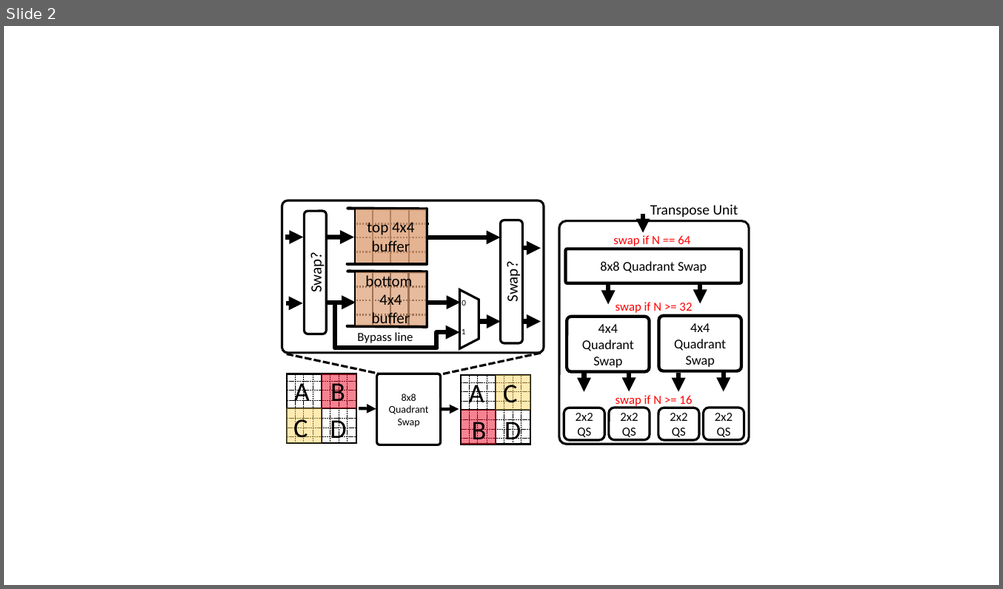
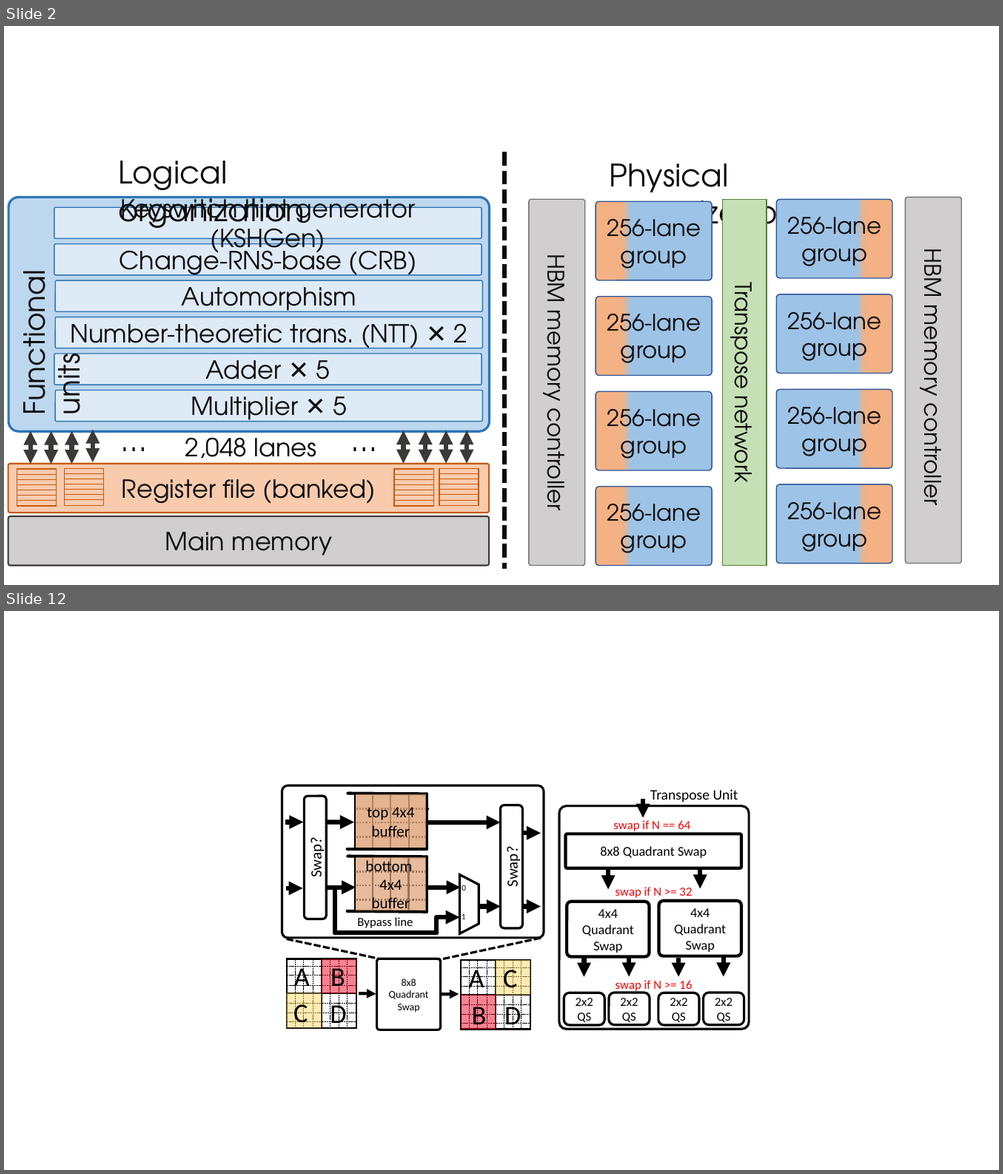
Before and after one commit to n-samar/ms_nsamar, a slide deck: thesis/figures/figures.pptx. Shown one above the other, each under a label of ours: slide 2 before the commit, slides 2 and 12 after it; the slides between them are not shown. The pictures are 1003x589 and 1003x1174 pixels, drawn with LibreOffice and Linux fonts; fonts in the diff are those of the drawing. Boxes give left, top, right and bottom in pixels: in the first picture for what was removed or moved away, otherwise in the second. Text is boxed around its words. In the diff, an @@ line names an element or a change of style, - is before the commit and + after.

```diff
--- a/thesis/figures/figures.pptx
+++ b/thesis/figures/figures.pptx
@@ slide 2 added at <box>4,26,999,585</box>, background #FFFFFF @@
@@ line added from (504, 152) to (504, 569), #0D0D0D 4.5 pt dashed @@
@@ text added at <box>118,161,304,235</box>, 30 pt, text #0D0D0D @@
+Logical organization
@@ text added at <box>609,164,796,238</box>, 30 pt, text #0D0D0D @@
+Physical organization
@@ rounded rectangle added at <box>8,198,489,432</box>, fill #BDD7EE, outline #2E75B6 2.25 pt @@
@@ rounded rectangle added at <box>777,199,892,278</box>, fill gradient #F4B183 to #9DC3E6, outline #2F5597 1 pt, 22 pt, text #0D0D0D @@
+256-lane group
@@ group added at <box>529,198,962,566</box>: 6 rounded rectangles, 1 rectangle @@
+HBM memory controller
+256-lane group
+Transpose network
+256-lane group
+256-lane group
+256-lane group
+HBM memory controller
@@ rounded rectangle added at <box>54,207,481,238</box>, fill #DEEBF7, outline #2E75B6 1 pt, 24 pt, text #0D0D0D @@
+Keyswitch hint generator (KSHGen)
@@ rounded rectangle added at <box>54,244,481,275</box>, fill #DEEBF7, outline #2E75B6 1 pt, 24 pt, text #0D0D0D @@
+Change-RNS-base (CRB)
@@ text added at <box>10,284,94,414</box>, 28 pt, text #0D0D0D @@
+Functional units
@@ rounded rectangle added at <box>56,281,483,312</box>, fill #DEEBF7, outline #2E75B6 1 pt, 24 pt, text #0D0D0D @@
+Automorphism
@@ rounded rectangle added at <box>777,295,892,374</box>, fill gradient #F4B183 to #9DC3E6, outline #2F5597 1 pt, 22 pt, text #0D0D0D @@
+256-lane group
@@ rounded rectangle added at <box>56,318,483,349</box>, fill #DEEBF7, outline #2E75B6 1 pt, 24 pt, text #0D0D0D @@
+Number-theoretic trans. (NTT) ✕ 2
@@ rounded rectangle added at <box>54,355,481,386</box>, fill #DEEBF7, outline #2E75B6 1 pt, 24 pt, text #0D0D0D @@
+Adder ✕ 5
@@ rounded rectangle added at <box>56,391,483,422</box>, fill #DEEBF7, outline #2E75B6 1 pt, 24 pt, text #0D0D0D @@
+Multiplier ✕ 5
@@ rounded rectangle added at <box>777,389,892,469</box>, fill gradient #F4B183 to #9DC3E6, outline #2F5597 1 pt, 22 pt, text #0D0D0D @@
+256-lane group
@@ text added at <box>114,417,159,463</box>, 30 pt, text #000000 @@
+…
@@ text added at <box>344,417,389,463</box>, 30 pt, text #000000 @@
+…
@@ text added at <box>185,431,317,469</box>, 24 pt, text #0D0D0D @@
+2,048 lanes
@@ group added at <box>31,429,466,464</box>: 8 double arrows @@
@@ rounded rectangle added at <box>8,464,489,513</box>, fill #F8CBAD, outline #C55A11 1.5 pt, 24 pt, text #0D0D0D @@
+Register file (banked)
@@ rounded rectangle added at <box>777,485,892,564</box>, fill gradient #F4B183 to #9DC3E6, outline #2F5597 1 pt, 22 pt, text #0D0D0D @@
+256-lane group
@@ group added at <box>17,469,57,507</box>: 6 lines, 1 rectangle @@
@@ group added at <box>64,469,104,506</box>: 6 lines, 1 rectangle @@
@@ group added at <box>394,469,434,507</box>: 6 lines, 1 rectangle @@
@@ group added at <box>439,469,479,506</box>: 6 lines, 1 rectangle @@
@@ rounded rectangle added at <box>8,517,489,566</box>, fill #D0CECE, outline #3B3838 1.5 pt, 24 pt, text #0D0D0D @@
+Main memory
@@ what was slide 2 is now slide 12 @@
```
Also in this commit, not shown: 3 slides changed, 15 other slides added, 20 other files.
